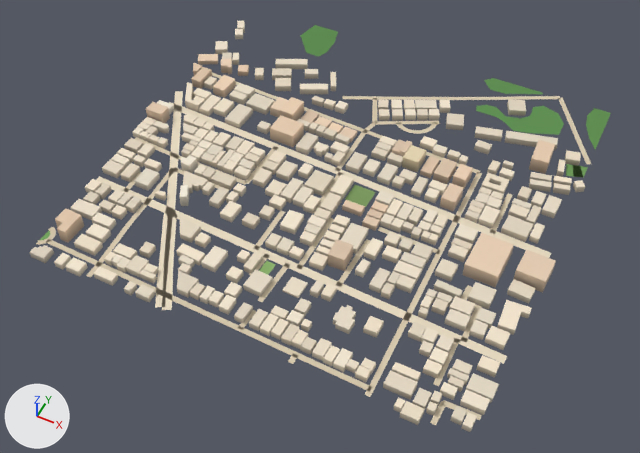
The glTF model public/assets/bengaluru-region-v1/tiles/t-6_6-l1.glb, before and after one commit.
One viewpoint serves both versions: a 50 mm camera at (-2447.0, 2590.0, 727.0) aimed at (-2751.0, 3197.0, -32.0). Every picture has the same lights, and +X, +Y and +Z are marked at lower left. The picture after the commit comes second. Vertices at exactly the same position are counted once.

Objects in the first picture: 'building', 'ground'.
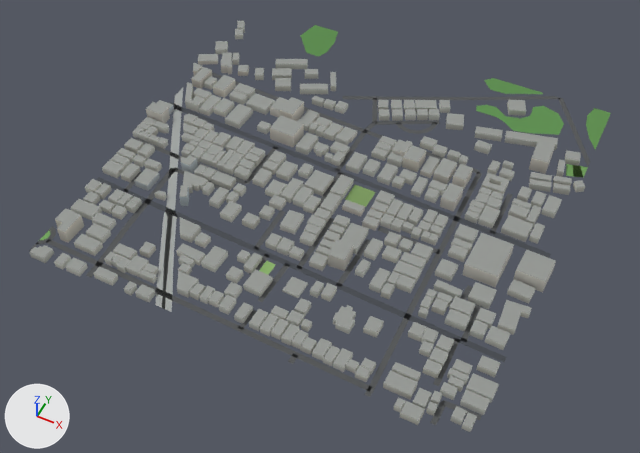
Where the change shows, as pixel boxes [x1, y1, x2, y2] in the pictures (640 x 453 px; the box of a moved part takes in the faces that stretch with it):
```json
{"object": "ground", "change": "reshaped", "before": [36, 25, 611, 425], "after": [29, 25, 611, 425]}
{"part": 1, "of": "me_building", "change": "recoloured", "before": [29, 20, 585, 431], "after": [29, 20, 585, 431], "on screen": "darker"}
{"part": 2, "of": "me_ground", "change": "rebuilt", "before": [177, 106, 551, 258], "after": [177, 107, 551, 258]}
{"part": 3, "of": "me_ground", "change": "rebuilt", "before": [168, 209, 507, 364], "after": [170, 210, 507, 363]}
{"part": 4, "of": "me_ground", "change": "rebuilt", "before": [96, 176, 170, 213], "after": [96, 177, 172, 213]}
{"part": 5, "of": "me_ground", "change": "reshaped", "before": [36, 96, 591, 310], "after": [29, 96, 590, 312]}
{"part": 6, "of": "me_ground", "change": "moved or reshaped", "before": [174, 91, 183, 104], "after": [174, 88, 183, 104]}
{"part": 7, "of": "me_ground", "change": "moved or reshaped", "before": [364, 389, 445, 425], "after": [364, 389, 445, 425]}
{"part": 8, "of": "me_ground", "change": "recoloured", "before": [39, 72, 588, 420], "after": [39, 72, 588, 420]}
```

The change, as JSON lines over the scene's bpy script:
```json
{"block": "me_building", "where": "# used by ob_building; location = (-3000.0, 3000.0, 0.0)"}
{"op": "remove", "block": "me_building", "code": "me_building.from_pydata(...)  # 2821 vertices, 3553 faces; spans x -15.0..509.0, y -7.0..467.0, z 0.0..18.0"}
{"op": "add", "block": "me_building", "code": "me_building.from_pydata(...)  # 2821 vertices, 4282 faces; spans x -15.0..509.0, y -7.0..467.0, z 0.0..18.0"}
{"block": "me_building", "change": "me_building part 1: 3553 kept faces spanning x -15.0..509.0, y -7.0..467.0, z 0.0..18.0 get new vertex colours"}
{"block": "me_ground", "where": "# used by ob_ground; location = (-3000.0, 3000.0, 0.0)"}
{"block": "me_ground", "where": "# verts and faces of me_ground; kept vertices keep their numbers, new ones are numbered from 630"}
{"block": "me_ground", "where": "# before: 88 (4.0, 298.0, 1.0) at pixel (182, 91), 89 (-4.0, 293.0, 1.0) at pixel (175, 91), 448 (17.0, 342.0, 1.0), 449 (17.0, 348.0, 1.0) at pixel (211, 72), 450 (0.0, 343.0, 1.0)"}
{"block": "me_ground", "where": "# before: 451 (0.0, 349.0, 1.0) at pixel (201, 67)"}
{"op": "remove", "block": "me_ground", "code": "me_ground.from_pydata(...)  # 630 vertices, 528 faces; spans x -4.0..502.0, y -3.0..503.0, z 1.0"}
{"op": "add", "block": "me_ground", "code": "me_ground.from_pydata(...)  # 640 vertices, 536 faces; spans x 0.0..500.0, y 0.0..500.0, z 1.0"}
{"block": "me_ground", "change": "me_ground part 2: the loose piece of 42 vertices spanning x 16.0..500.0, y 237.0..273.0, z 1.0 is rebuilt with 42 vertices and now spans x 16.0..500.0, y 238.0..272.0, z 1.0"}
{"block": "me_ground", "change": "me_ground part 3: the loose piece of 36 vertices spanning x 104.0..500.0, y 91.0..121.0, z 1.0 is rebuilt with 36 vertices and now spans x 104.0..500.0, y 92.0..119.0, z 1.0"}
{"block": "me_ground", "change": "me_ground part 4: the loose piece of 10 vertices spanning x 0.0..104.0, y 111.0..126.0, z 1.0 is rebuilt with 10 vertices and now spans x 0.0..104.0, y 112.0..125.0, z 1.0"}
{"block": "me_ground", "change": "me_ground part 5"}
{"block": "me_ground", "change": "8 vertices are removed from x 1.0..502.0, y 2.0..503.0, z 1.0"}
{"block": "me_ground", "change": "15 faces are deleted"}
{"block": "me_ground", "change": "9 vertices move from x -1.0..500.0, y -3.0..393.0, z 1.0 to x 0.0..500.0, y 0.0..393.0, z 1.0"}
{"block": "me_ground", "change": "18 vertices are added at x 0.0..500.0, y 0.0..500.0, z 1.0"}
{"block": "me_ground", "change": "23 new faces join them"}
{"block": "me_ground", "change": "me_ground part 6"}
{"op": "add", "block": "me_ground", "code": "delete_faces([(448, 449, 451), (448, 451, 450)])"}
{"op": "add", "block": "me_ground", "code": "verts[88] = (0.0, 306.0, 1.0)  # moved, pixel (183, 86)"}
{"op": "add", "block": "me_ground", "code": "verts[89] = (0.0, 286.0, 1.0)  # moved, pixel (174, 95)"}
{"op": "add", "block": "me_ground", "code": "faces += [(448, 449, 450), (449, 451, 450)]"}
{"block": "me_ground", "change": "me_ground part 7"}
{"block": "me_ground", "change": "1 vertex is removed from x 461.0, y 23.0, z 1.0"}
{"block": "me_ground", "change": "6 faces are deleted"}
{"block": "me_ground", "change": "1 vertex is added at (461.0, 24.0, 1.0)"}
{"block": "me_ground", "change": "6 new faces join them"}
{"block": "me_ground", "change": "me_ground part 8: 347 kept faces spanning x 0.0..500.0, y 0.0..484.0, z 1.0 get new vertex colours; the middle colour goes from beige #d7c9ae to dark grey #535556"}
```
